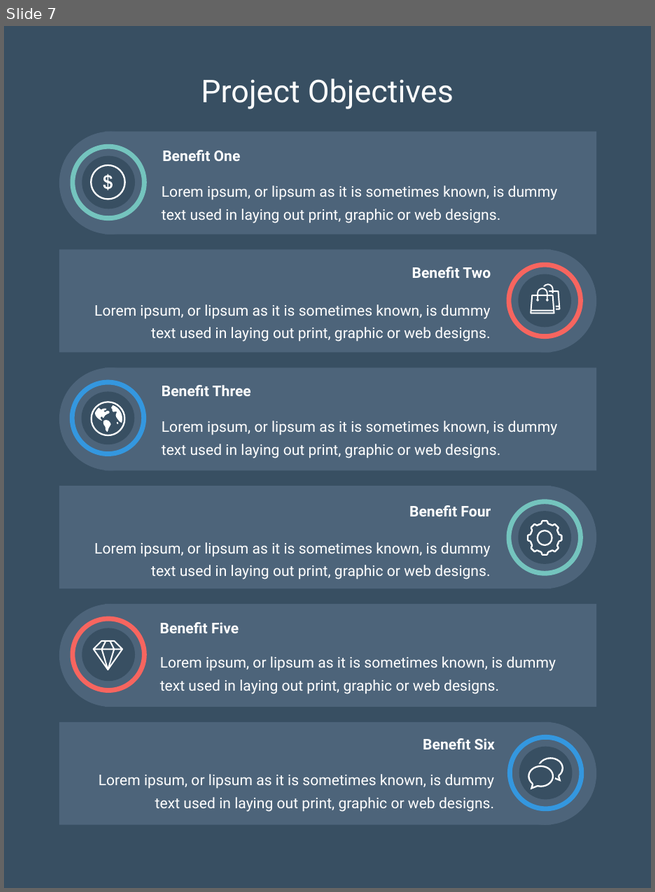
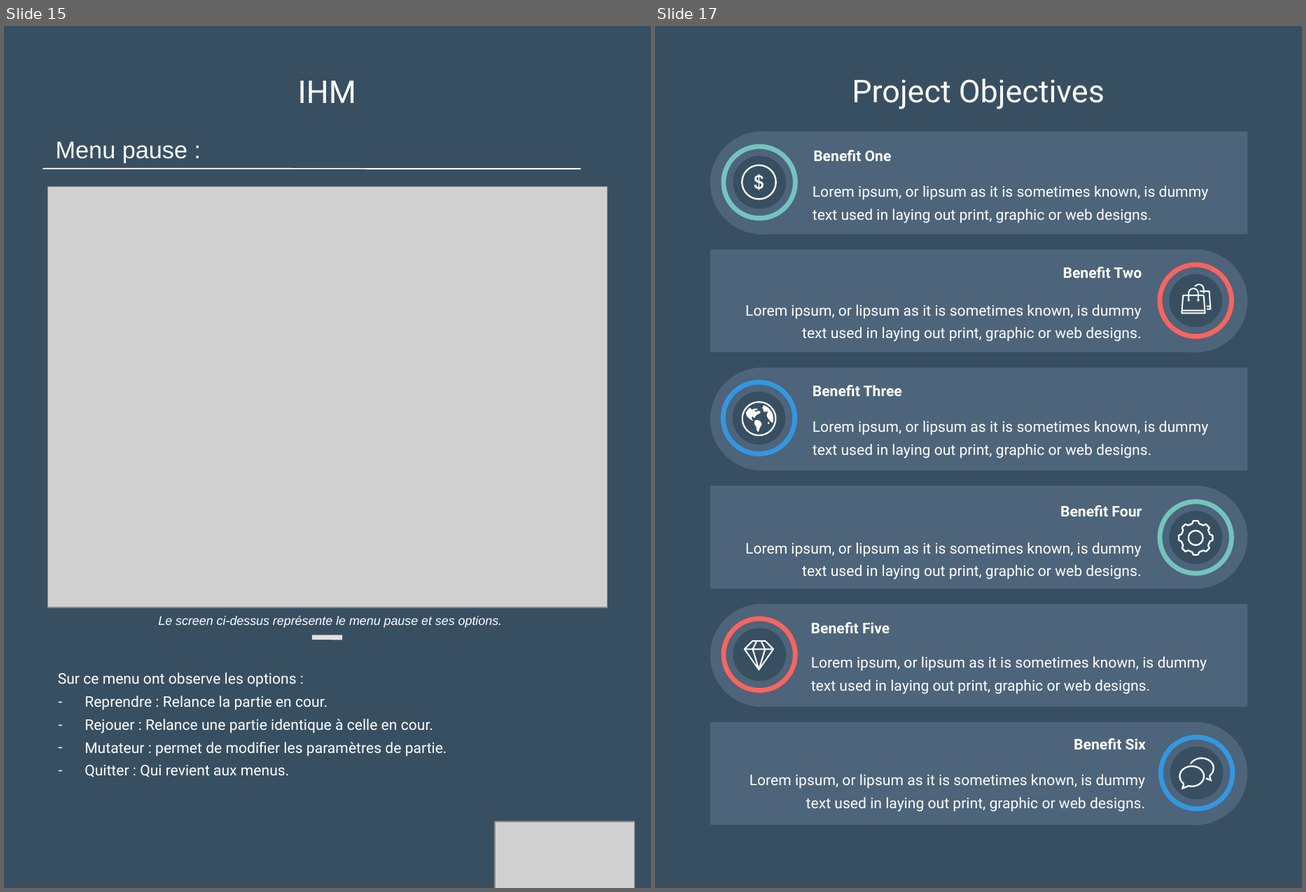
Before and after one commit to Loicpln/Projet_Algo_N2, a slide deck: Elements de presentation/Soutenance finale.pptx. Shown side by side, each under a label of ours: slide 7 before the commit, slides 15 and 17 after it; the slides between them are not shown. The pictures are 655x892 and 1306x892 pixels, drawn with LibreOffice and Linux fonts; fonts in the diff are those of the drawing; grey boxes stand for pictures. Boxes give left, top, right and bottom in pixels: in the first picture for what was removed or moved away, otherwise in the second. Text is boxed around its words. In the diff, an @@ line names an element or a change of style, - is before the commit and + after.

```diff
--- a/Elements de presentation/Soutenance finale.pptx
+++ b/Elements de presentation/Soutenance finale.pptx
@@ slide 15 added at [4,26,651,888], background #384F62 @@
@@ text added at [298,81,356,103], 26.3 pt, text #FFFFFF @@
+IHM
@@ text added at [56,141,187,163], 20 pt, text #FFFFFF @@
+Menu pause :
@@ line added from (42, 168) to (581, 170), #FFFFFF 1 pt @@
@@ picture added at [48,186,607,607] @@
@@ text added at [158,616,502,628], 10.5 pt, text #FFFFFF, italic @@
+Le screen ci-dessus représente le menu pause et ses options.
@@ line added from (312, 637) to (342, 637), #E1E1E3 4 pt @@
@@ text added at [58,673,447,778], 12.3 pt, text #FFFFFF @@
+Sur ce menu ont observe les options :
+– Reprendre : Relance la partie en cour.
+– Rejouer : Relance une partie identique à celle en cour.
+– Mutateur : permet de modifier les paramètres de partie.
+– Quitter : Qui revient aux menus.
@@ picture added at [495,822,635,888] @@
@@ what was slide 7 is now slide 17 @@
```
Also in this commit, not shown: 6 slides changed, 9 other slides added, 2 slides removed, 8 other files.
